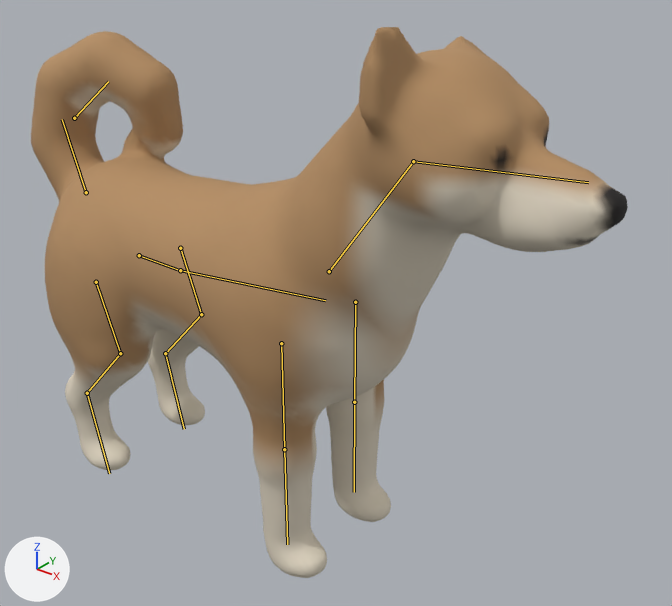
The glTF model web/assets/animals/akita.glb, before and after one commit.
The view is the same before and after, from a camera (50 mm lens) standing at (1.134, -1.1, 1.189) and looking at (0.209, 0.056, 0.472). Lighting does not change. The marker at lower left points along +X, +Y and +Z. The first picture is the older version. The bones that bend it are drawn over the model as lines.

Names of what the first picture shows: 'Akita'.
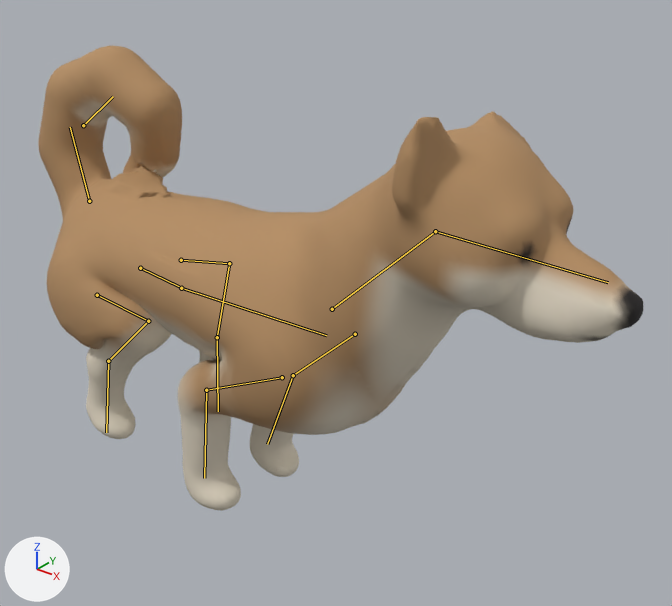
The newer file adds an action. The first version stands in its rest pose; the second is drawn at frame 6 of the action 'run'.

Changed parts and their boxes (x1, y1, x2, y2) in the pictures (672 x 606 px):
```json
{"object": "Akita", "change": "posed", "before": [31, 27, 628, 578], "after": [38, 46, 643, 511], "on screen": "16% shorter"}
{"bone": "hips", "before": "(139, 255) to (177, 269)", "after": "(140, 268) to (179, 286)"}
{"bone": "neck", "before": "(329, 271) to (413, 161)", "after": "(332, 309) to (435, 231)"}
{"bone": "head", "before": "(413, 161) to (588, 182)", "after": "(435, 231) to (608, 282)"}
{"bone": "upper_f.L", "before": "(355, 302) to (354, 402)", "after": "(355, 334) to (293, 375)"}
{"bone": "lower_f.L", "before": "(354, 402) to (354, 492)", "after": "(293, 375) to (267, 444)"}
{"bone": "upper_f.R", "before": "(281, 343) to (284, 449)", "after": "(282, 377) to (206, 390)"}
{"bone": "lower_f.R", "before": "(284, 449) to (287, 544)", "after": "(206, 390) to (204, 478)"}
{"bone": "tail1", "before": "(86, 192) to (62, 119)", "after": "(89, 201) to (70, 127)"}
{"bone": "tail2", "before": "(74, 118) to (108, 81)", "after": "(83, 125) to (113, 96)"}
{"bone": "thigh.L", "before": "(180, 248) to (201, 314)", "after": "(181, 260) to (229, 263)"}
{"bone": "shank.L", "before": "(201, 314) to (165, 353)", "after": "(229, 263) to (217, 337)"}
{"bone": "foot.L", "before": "(165, 353) to (184, 429)", "after": "(217, 337) to (218, 411)"}
{"bone": "thigh.R", "before": "(96, 282) to (120, 353)", "after": "(97, 295) to (148, 321)"}
{"bone": "shank.R", "before": "(120, 353) to (87, 393)", "after": "(148, 321) to (108, 361)"}
{"bone": "foot.R", "before": "(87, 393) to (109, 473)", "after": "(108, 361) to (106, 432)"}
```

Edits to the scene script, one JSON object a line:
```json
{"block": "bone_hips", "where": "bone_hips = bpy.data.objects['AkitaRig'].pose.bones['hips']"}
{"op": "set", "path": "bone_hips.location", "old": "(0.0, 0.0, 0.0)", "new": "(0.0, 0.0, -0.028)"}
{"op": "set", "path": "bone_hips.rotation_quaternion", "old": "(1.0, 0.0, 0.0, 0.0)", "new": "(0.999, -0.04, 0.0, 0.0)", "note": "degrees (0, 0, 0) -> degrees (-5, 0, 0)"}
{"block": "bone_neck", "where": "bone_neck = bpy.data.objects['AkitaRig'].pose.bones['neck']  # child of 'spine'"}
{"op": "set", "path": "bone_neck.rotation_quaternion", "old": "(1.0, 0.0, 0.0, 0.0)", "new": "(0.999, -0.029, 0.0, -0.04)", "note": "degrees (0, 0, 0) -> degrees (-3, 0, -5)"}
{"block": "bone_head", "where": "bone_head = bpy.data.objects['AkitaRig'].pose.bones['head']  # child of 'neck'"}
{"op": "set", "path": "bone_head.rotation_quaternion", "old": "(1.0, 0.0, 0.0, 0.0)", "new": "(0.999, 0.035, 0.0, 0.003)", "note": "degrees (0, 0, 0) -> degrees (4, 0, 0)"}
{"block": "bone_upper_f_l", "where": "bone_upper_f_l = bpy.data.objects['AkitaRig'].pose.bones['upper_f.L']  # child of 'spine'"}
{"op": "set", "path": "bone_upper_f_l.rotation_quaternion", "old": "(1.0, 0.0, 0.0, 0.0)", "new": "(0.932, 0.0, 0.0, 0.363)", "note": "degrees (0, 0, 0) -> degrees (0, 0, 43)"}
{"block": "bone_lower_f_l", "where": "bone_lower_f_l = bpy.data.objects['AkitaRig'].pose.bones['lower_f.L']  # child of 'upper_f.L'"}
{"op": "set", "path": "bone_lower_f_l.rotation_quaternion", "old": "(1.0, 0.0, 0.0, 0.0)", "new": "(0.975, 0.0, 0.0, -0.223)", "note": "degrees (0, 0, 0) -> degrees (0, 0, -26)"}
{"block": "bone_upper_f_r", "where": "bone_upper_f_r = bpy.data.objects['AkitaRig'].pose.bones['upper_f.R']  # child of 'spine'"}
{"op": "set", "path": "bone_upper_f_r.rotation_quaternion", "old": "(1.0, 0.0, 0.0, 0.0)", "new": "(0.871, 0.0, 0.0, 0.489)", "note": "degrees (0, 0, 0) -> degrees (0, 0, 59)"}
{"block": "bone_lower_f_r", "where": "bone_lower_f_r = bpy.data.objects['AkitaRig'].pose.bones['lower_f.R']  # child of 'upper_f.R'"}
{"op": "set", "path": "bone_lower_f_r.rotation_quaternion", "old": "(1.0, 0.0, 0.0, 0.0)", "new": "(0.871, 0.0, 0.0, -0.47)", "note": "degrees (0, 0, 0) -> degrees (0, 0, -57)"}
{"block": "bone_tail1", "where": "bone_tail1 = bpy.data.objects['AkitaRig'].pose.bones['tail1']  # child of 'hips'"}
{"op": "set", "path": "bone_tail1.rotation_quaternion", "old": "(1.0, 0.0, 0.0, 0.0)", "new": "(0.999, -0.01, -0.04, -0.004)", "note": "degrees (0, 0, 0) -> degrees (-1, -5, 0)"}
{"block": "bone_tail2", "where": "bone_tail2 = bpy.data.objects['AkitaRig'].pose.bones['tail2']  # child of 'tail1'"}
{"op": "set", "path": "bone_tail2.rotation_quaternion", "old": "(1.0, 0.0, 0.0, 0.0)", "new": "(1.0, 0.013, -0.013, -0.017)", "note": "degrees (0, 0, 0) -> degrees (1, -1, -2)"}
{"block": "bone_thigh_l", "where": "bone_thigh_l = bpy.data.objects['AkitaRig'].pose.bones['thigh.L']  # child of 'hips'"}
{"op": "set", "path": "bone_thigh_l.rotation_quaternion", "old": "(1.0, 0.0, 0.0, 0.0)", "new": "(0.723, 0.232, 0.0, -0.65)", "note": "degrees (0, 0, 0) -> degrees (21, 18, -81)"}
{"block": "bone_shank_l", "where": "bone_shank_l = bpy.data.objects['AkitaRig'].pose.bones['shank.L']  # child of 'thigh.L'"}
{"op": "set", "path": "bone_shank_l.rotation_quaternion", "old": "(1.0, 0.0, 0.0, 0.0)", "new": "(0.879, 0.312, 0.0, 0.335)", "note": "degrees (0, 0, 0) -> degrees (35, -12, 38)"}
{"block": "bone_foot_l", "where": "bone_foot_l = bpy.data.objects['AkitaRig'].pose.bones['foot.L']  # child of 'shank.L'"}
{"op": "set", "path": "bone_foot_l.rotation_quaternion", "old": "(1.0, 0.0, 0.0, 0.0)", "new": "(0.924, -0.085, 0.0, 0.368)", "note": "degrees (0, 0, 0) -> degrees (-9, 4, 43)"}
{"block": "bone_thigh_r", "where": "bone_thigh_r = bpy.data.objects['AkitaRig'].pose.bones['thigh.R']  # child of 'hips'"}
{"op": "set", "path": "bone_thigh_r.rotation_quaternion", "old": "(1.0, 0.0, 0.0, 0.0)", "new": "(0.806, 0.195, 0.0, -0.545)", "note": "degrees (0, 0, 0) -> degrees (19, 12, -66)"}
{"block": "bone_shank_r", "where": "bone_shank_r = bpy.data.objects['AkitaRig'].pose.bones['shank.R']  # child of 'thigh.R'"}
{"op": "set", "path": "bone_shank_r.rotation_quaternion", "old": "(1.0, 0.0, 0.0, 0.0)", "new": "(0.82, 0.389, 0.0, 0.419)", "note": "degrees (0, 0, 0) -> degrees (42, -19, 47)"}
{"block": "bone_foot_r", "where": "bone_foot_r = bpy.data.objects['AkitaRig'].pose.bones['foot.R']  # child of 'shank.R'"}
{"op": "set", "path": "bone_foot_r.rotation_quaternion", "old": "(1.0, 0.0, 0.0, 0.0)", "new": "(0.974, -0.042, 0.0, 0.18)", "note": "degrees (0, 0, 0) -> degrees (-5, 1, 21)"}
```
